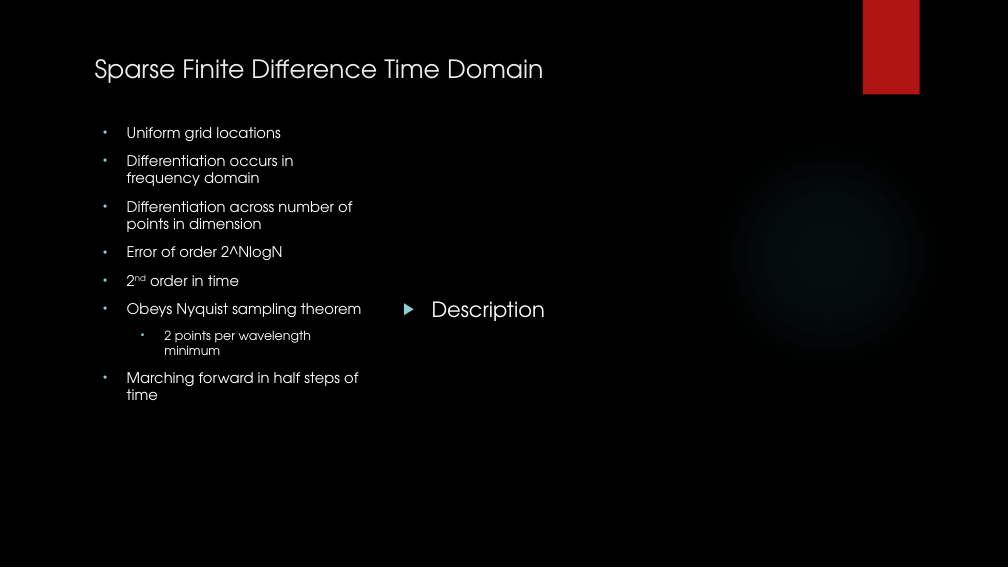
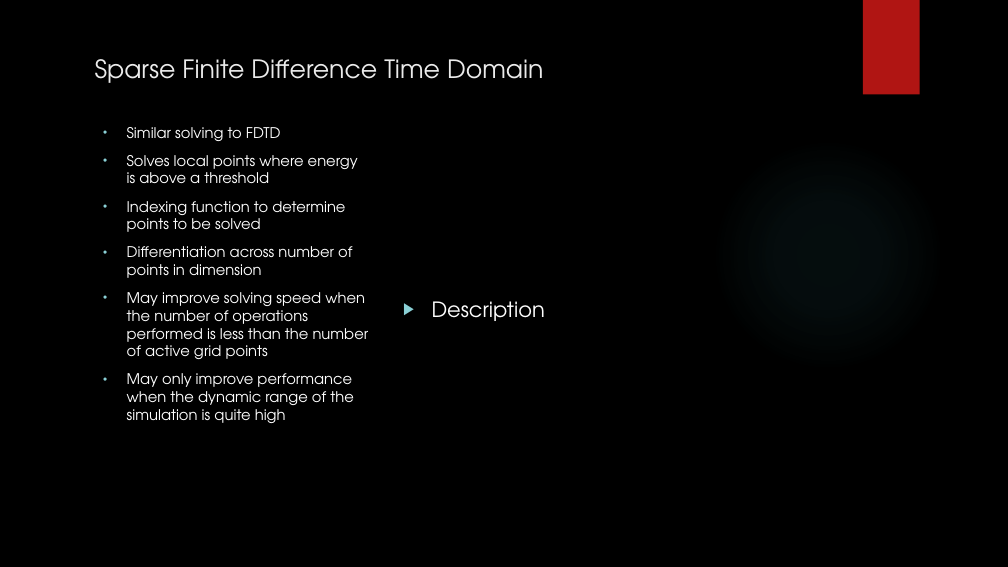
Before and after one commit to SEDur/IndiEngiSchola, a slide deck: slide 14 of Docs/Efficient Acoustic Modelling of Large Spaces Using Time.pptx (slide 13 before the commit). Drawn at 1008x567 pixels with LibreOffice and Linux fonts; fonts in the diff are those of the drawing; background and template pictures are left out. Boxes give left, top, right and bottom in pixels: in the first picture for what was removed or moved away, otherwise in the second. Text is boxed around its words. In the diff, an @@ line names an element or a change of style, - is before the commit and + after.

```diff
--- a/Docs/Efficient Acoustic Modelling of Large Spaces Using Time.pptx
+++ b/Docs/Efficient Acoustic Modelling of Large Spaces Using Time.pptx
@@ text at [127,127,358,232]: text changed @@
-• Uniform grid locations
-• Differentiation occurs in frequency domain
+• Similar solving to FDTD
+• Solves local points where energy is above a threshold
+• Indexing function to determine points to be solved
@@ text at [127,292,369,423]: text changed @@
-• Error of order 2^NlogN
-• 2nd order in time
-• Obeys Nyquist sampling theorem
-  • 2 points per wavelength minimum
-• Marching forward in half steps of time
+• May improve solving speed when the number of operations performed is less than the number of active grid points
+• May only improve performance when the dynamic range of the simulation is quite high
```
Also in this commit, not shown: 1 other slide changed, 1 slide added, 1 slide removed, 2 other files.
